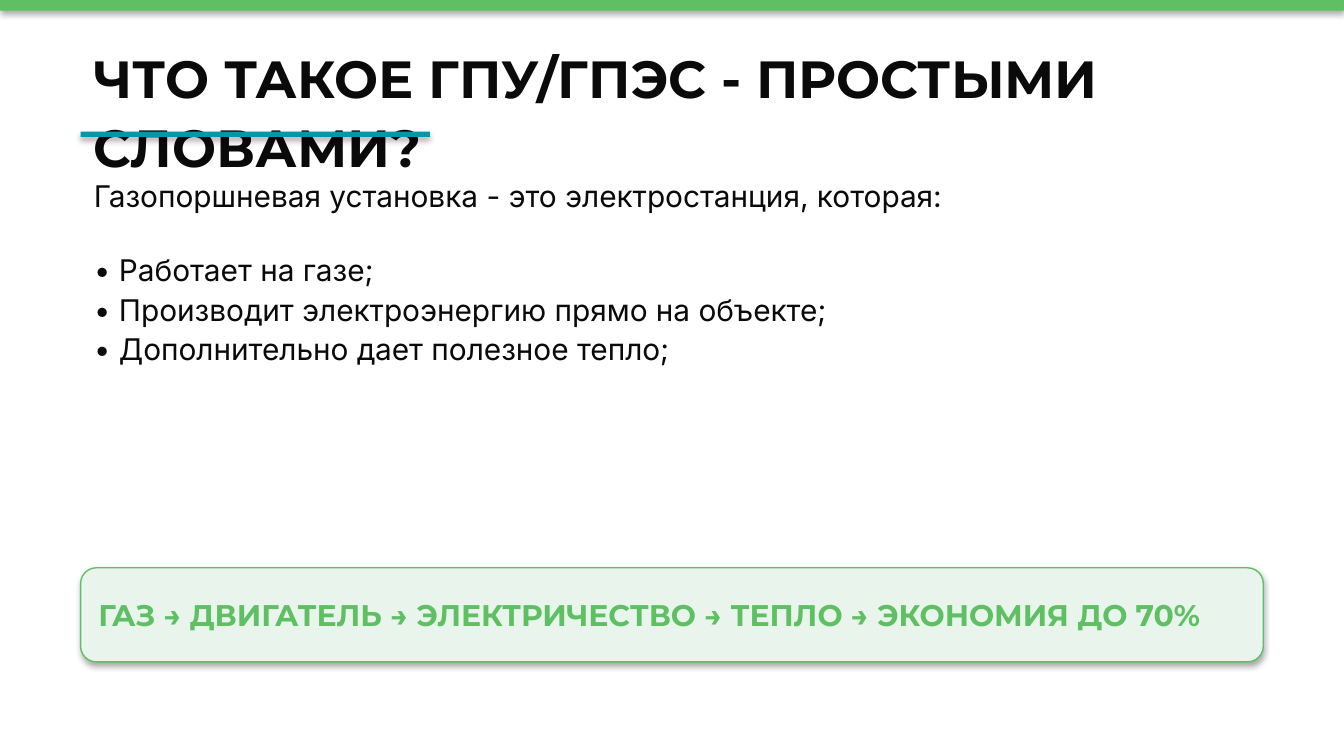
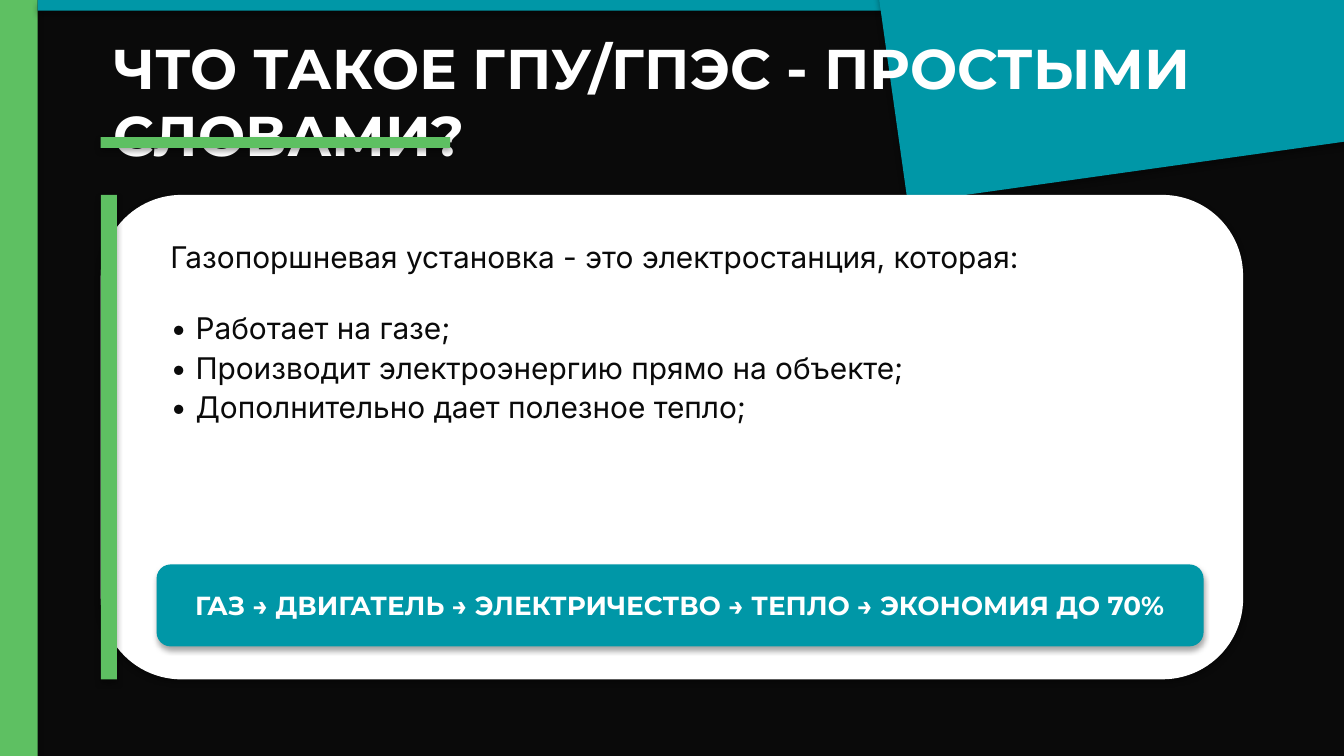
Before and after one commit to Machibo/remote, a slide deck: slide 3 of output/redesign.pptx. Drawn at 1344x756 pixels with LibreOffice and Linux fonts; fonts in the diff are those of the drawing. Boxes give left, top, right and bottom in pixels: in the first picture for what was removed or moved away, otherwise in the second. Text is boxed around its words. In the diff, an @@ line names an element or a change of style, - is before the commit and + after.

```diff
--- a/output/redesign.pptx
+++ b/output/redesign.pptx
@@ rectangle added at bbox=[0, 0, 1344, 755], fill #0A0A0A @@
@@ rectangle added at bbox=[0, 0, 38, 755], fill #5EC062 @@
@@ rectangle: place and size @@
-rectangle at bbox=[0, 0, 1344, 11]
+rectangle at bbox=[38, 0, 1344, 11]
@@ rectangle at bbox=[38, 0, 1344, 11]: fill #5EC062 to #0097A7 @@
@@ text "ЧТО ТАКОЕ ГПУ/ГПЭС - ПРОСТЫМИ ...": place and size @@
-text "ЧТО ТАКОЕ ГПУ/ГПЭС - ПРОСТЫМИ ..." at bbox=[94, 54, 1098, 168]
+text "ЧТО ТАКОЕ ГПУ/ГПЭС - ПРОСТЫМИ ..." at bbox=[114, 34, 1190, 157]
@@ text "ЧТО ТАКОЕ ГПУ/ГПЭС - ПРОСТЫМИ ..." at bbox=[114, 34, 1190, 157]: size 28 to 30 pt, text colour #0A0A0A to #FFFFFF; line spacing 1.1 to 1 @@
@@ rectangle added at bbox=[872, 0, 1344, 203], fill #0097A7 @@
@@ rectangle: place and size @@
-rectangle at bbox=[81, 132, 430, 137]
+rectangle at bbox=[101, 137, 450, 148]
@@ rectangle at bbox=[101, 137, 450, 148]: fill #0097A7 to #5EC062 @@
@@ rounded rectangle added at bbox=[101, 195, 1243, 679], fill #FFFFFF @@
@@ rectangle added at bbox=[101, 195, 117, 679], fill #5EC062 @@
@@ text "Газопоршневая установка - это электростанция, ...": place and size @@
-text "Газопоршневая установка - это электростанция, ..." at bbox=[94, 185, 942, 213]
+text "Газопоршневая установка - это электростанция, ..." at bbox=[170, 246, 1019, 275]
@@ text "• Работает на газе;": place and size @@
-text "• Работает на газе;" at bbox=[119, 259, 827, 366]
+text "• Работает на газе;" at bbox=[196, 317, 903, 424]
@@ rounded rectangle "ГАЗ → ДВИГАТЕЛЬ → ЭЛЕКТРИЧЕСТВО ...": place and size @@
-rounded rectangle "ГАЗ → ДВИГАТЕЛЬ → ЭЛЕКТРИЧЕСТВО ..." at bbox=[81, 567, 1263, 661]
+rounded rectangle "ГАЗ → ДВИГАТЕЛЬ → ЭЛЕКТРИЧЕСТВО ..." at bbox=[157, 566, 1203, 646]
@@ rounded rectangle "ГАЗ → ДВИГАТЕЛЬ → ЭЛЕКТРИЧЕСТВО ..." at bbox=[157, 566, 1203, 646]: size 16 to 14 pt, text colour #5EC062 to #FFFFFF; alignment left to centre; fill #E8F4EC to #0097A7; outline #5EC062 0.75 pt to #0097A7 0.75 pt @@
```
Also in this commit, not shown: 19 other slides changed, 1 other file.
